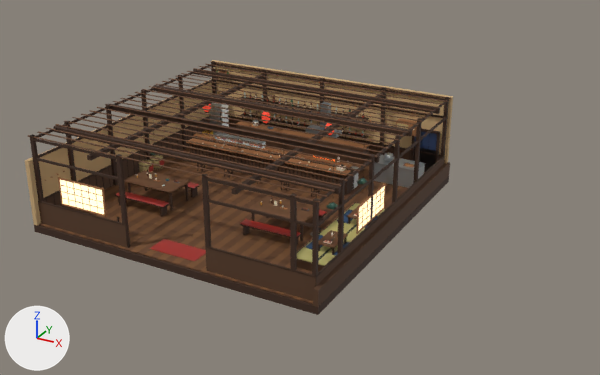
The Blender file johansson-town/art/izakaya/minato-interior.blend as it was, and as the next commit left it.
One viewpoint serves both versions: a camera (50 mm lens) standing at (17.5, -27.9, 14.9) and looking at (2.4, -0.4, 1.2). Lighting does not change. The marker at lower left points along +X, +Y and +Z. The picture after the commit comes second.

In view in the first picture: 'minato-interior / Minato glass', 'minato-interior / Minato glossy', 'minato-interior / Minato lamplight', 'minato-interior / Minato matte', 'minato-interior / Minato steel' and 1 more.
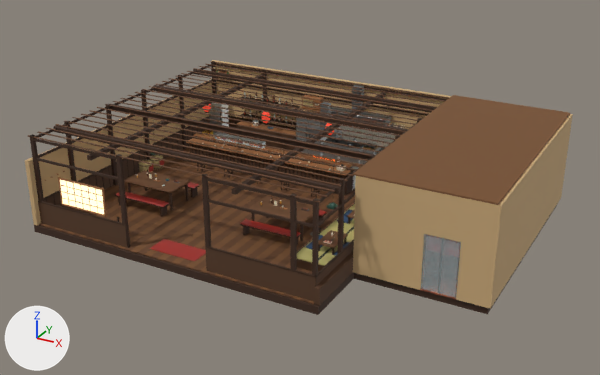
Location of each change, [x1, y1, x2, y2] in pixels of the pictures (600 x 375 px):
'minato-interior / Minato matte', reshaped (28% wider): before [25, 60, 453, 315]; after [25, 60, 573, 315]
'minato-interior / Minato steel', reshaped: before [201, 102, 425, 189]; after [201, 84, 461, 295]
'minato-interior / Minato glass', reshaped (412% wider, 993% taller): before [215, 134, 262, 148]; after [215, 134, 460, 297]
part 1 of me_cube, deleted: before [236, 78, 450, 307]
part 2 of me_cube, built on: before [228, 96, 447, 286]; after [228, 93, 573, 314]
part 3 of me_cube_299, added: after [296, 116, 327, 156]
part 4 of me_cube_299, added: after [323, 142, 364, 164]
part 5 of me_cube_299, added: after [325, 138, 365, 149]
part 6 of me_cube_299, added: after [360, 147, 380, 164]
part 7 of me_cube_299, deleted: before [384, 152, 393, 162]
part 8 of me_cube_299, deleted: before [374, 163, 425, 188]
part 9 of me_cube_299, deleted: before [376, 155, 425, 171]
part 10 of me_cube_299, built on (mostly hidden): after [331, 84, 461, 295]
part 11 of me_cube_308, added: after [422, 235, 460, 297]
part 12 of me_cube_312, added: after [319, 113, 399, 147]
part 13 of me_cube_312, deleted: before [298, 101, 437, 172]

What the commit changed:
me_cube is used by ob_minato_interior___minato_matte; location (0.0, 0.0, -0.16).
me_cube had 6200 vertices, 4890 faces and spanned x -6.5..6.5, y -6.5..6.5, z -0.15..3.96.
me_cube now has 11368 vertices, 8804 faces and spans x -6.5..11.6, y -6.5..6.5, z -0.15..4.02.
me_cube part 1: 116 loose pieces with 960 vertices, spanning x -4.6..6.5, y -6.5..6.5, z 0.16..3.96, are deleted.
me_cube part 2: 128 vertices removed from x -5.06..6.3, y -5.48..6.3, z 0.16..3.87; 6248 vertices added at x -4.98..11.6, y -5.41..6.5, z -0.15..4.02.
Other edits to the shape of me_cube do not show in these pictures.
me_cube_299 is used by ob_minato_interior___minato_steel; location (-0.8, 3.06, 0.44).
me_cube_299 had 500 vertices, 414 faces and spanned x -5.34..6.58, y -0.67..3.1, z -0.44..3.19.
me_cube_299 now has 2556 vertices, 1952 faces and spans x -5.34..12.12, y -6.84..3.32, z -0.44..3.28.
me_cube_299 part 3: the loose piece of 24 vertices spanning x -5.34..-4.56, y 2.48..3.1, z -0.44..1.41 is copied, and the copy is scaled about its middle by (1.76, 1.13, 1.03), then moved by (5.35, 0.1, 0.02); it spans x -0.28..1.08, y 2.54..3.24, z -0.44..1.46.
me_cube_299 part 4: a new loose piece, a box spanning x 1.25..3.15, y 2.51..3.26, z -0.44..0.42, in mat_minato_steel.
me_cube_299 part 5: a new loose piece, a box spanning x 1.24..3.16, y 2.505..3.275, z 0.42..0.46, in mat_minato_steel.
me_cube_299 part 6: a new loose piece, a box spanning x 3.2..3.9, y 2.51..3.26, z -0.44..0.42, in mat_minato_steel.
me_cube_299 part 7: the loose piece of 32 vertices spanning x 4.8..5.2, y 1.44..1.84, z 0.51..0.81 is deleted.
me_cube_299 part 8: the loose piece of 8 vertices spanning x 4.35..6.55, y 1.14..2.14, z -0.44..0.46 is deleted.
me_cube_299 part 9: the loose piece of 8 vertices spanning x 4.33..6.58, y 1.11..2.16, z 0.46..0.5 is deleted.
me_cube_299 part 10: 75 vertices moved from x 5.77..6.03, y 1.51..1.77, z 0.5..0.52 to x 1.63..1.87, y 2.95..3.19, z 0.46..0.49; 5 vertices removed from x 6.01..6.03, y 1.64..1.72, z 0.5..0.52; 1541 vertices added at x 1.1..12.12, y -6.84..3.32, z -0.44..3.28.
Other edits to the shape of me_cube_299 do not show in these pictures.
me_cube_308 is used by ob_minato_interior___minato_glass; location (-2.4, 2.6, 1.4).
me_cube_308 had 8 vertices, 6 faces and spanned x -1.3..1.3, y -0.12..0.12, z -0.12..0.12.
me_cube_308 now has 16 vertices, 12 faces and spans x -1.3..12.75, y -6.37..0.12, z -1.35..0.75.
me_cube_308 part 11: a new loose piece, a box spanning x 11.55..12.75, y -6.37..-6.35, z -1.35..0.75, in mat_minato_glass (pale blue #d9edef).
me_cube_312 is used by ob_minato_interior___minato_glossy; location (-2.4, 2.6, 1.29).
me_cube_312 had 7606 vertices, 5310 faces and spanned x -3.55..8.3, y -8.68..3.68, z -1.29..2.4.
me_cube_312 now has 7632 vertices, 5368 faces and spans x -3.55..13.85, y -8.68..3.73, z -1.29..2.4.
me_cube_312 part 12: a new loose piece, a box spanning x 1.2..8.7, y 3.665..3.685, z -0.395..0.705, in mat_minato_glossy.
me_cube_312 part 13: 100 loose pieces with 1592 vertices, spanning x 1.15..8.3, y 3.43..3.68, z -1.29..1.35, are deleted.
Other edits to the shape of me_cube_312 do not show in these pictures.
